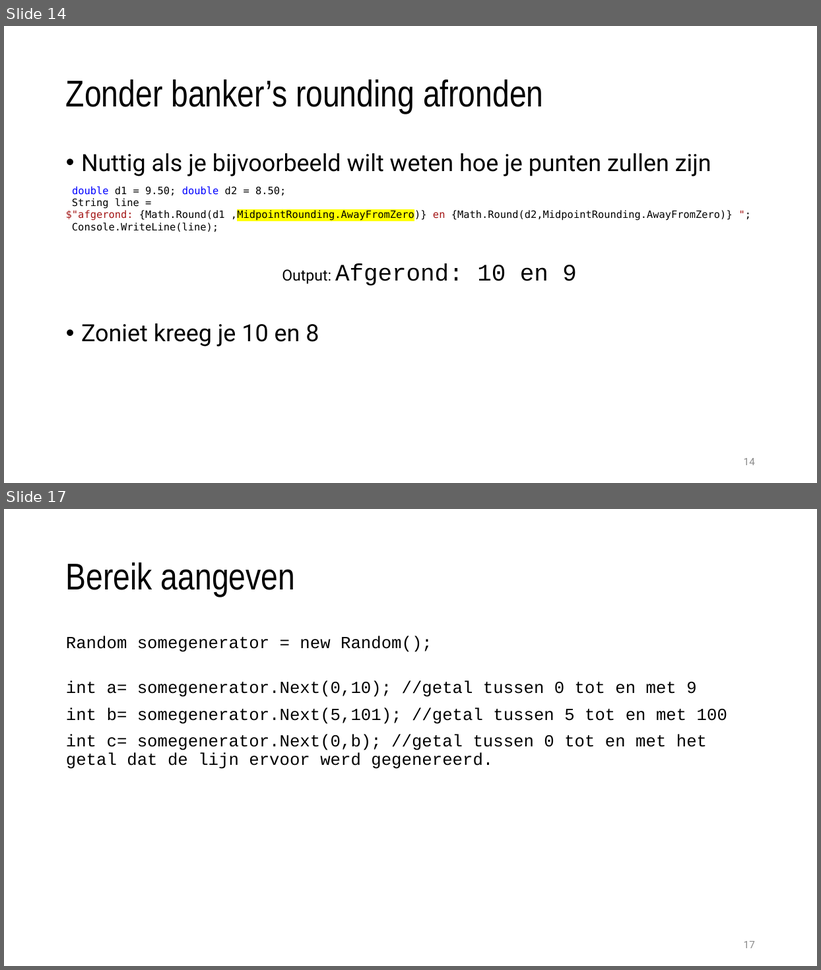
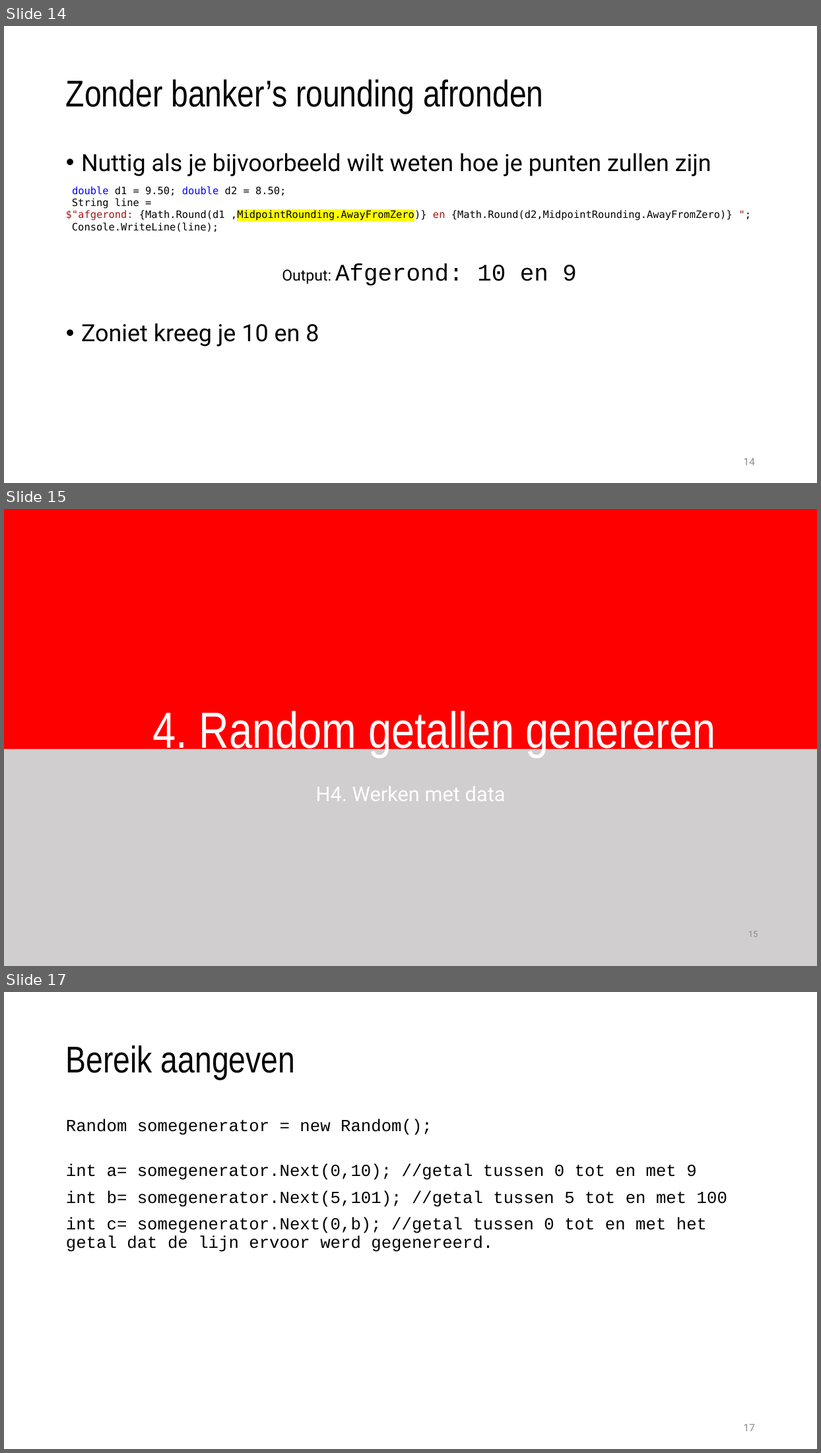
Before and after one commit to timdams/csharpbook, a slide deck: _SLIDES/DEEL1/H3/6_math.pptx. Shown one above the other, each under a label of ours: slides 14 and 17 before the commit, slides 14, 15 and 17 after it; the slides between them are not shown. The pictures are 821x970 and 821x1453 pixels, drawn with LibreOffice and Linux fonts; fonts in the diff are those of the drawing; background and template pictures are left out. Boxes give left, top, right and bottom in pixels: in the first picture for what was removed or moved away, otherwise in the second. Text is boxed around its words. In the diff, an @@ line names an element or a change of style, - is before the commit and + after.

```diff
--- a/_SLIDES/DEEL1/H3/6_math.pptx
+++ b/_SLIDES/DEEL1/H3/6_math.pptx
@@ slide 15 added at box(4, 509, 817, 966), background #FFFFFF @@
@@ rectangle added at box(4, 509, 817, 749), fill #FF0000 @@
@@ title added at box(153, 711, 716, 758), 60 pt, text #FFFFFF @@
+4. Random getallen genereren
@@ rectangle added at box(4, 749, 817, 966), fill #D0CECE @@
@@ subtitle added at box(316, 786, 506, 801), 24 pt, text #FFFFFF @@
+H4. Werken met data
@@ page number added at box(748, 931, 758, 937), 10 pt, text #898989 @@
+15
```
Also in this commit, not shown: 4 slides changed, 3 other slides added, 1 slide removed, 1 other file.
